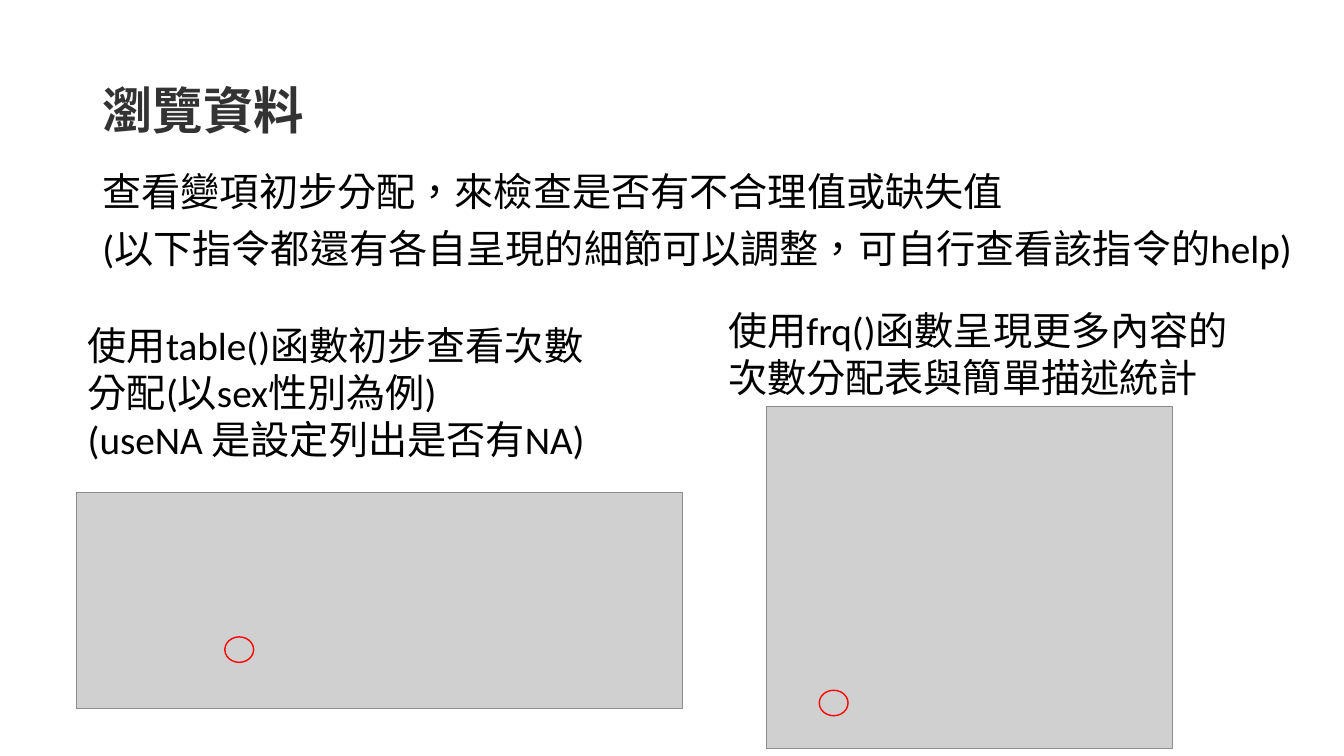
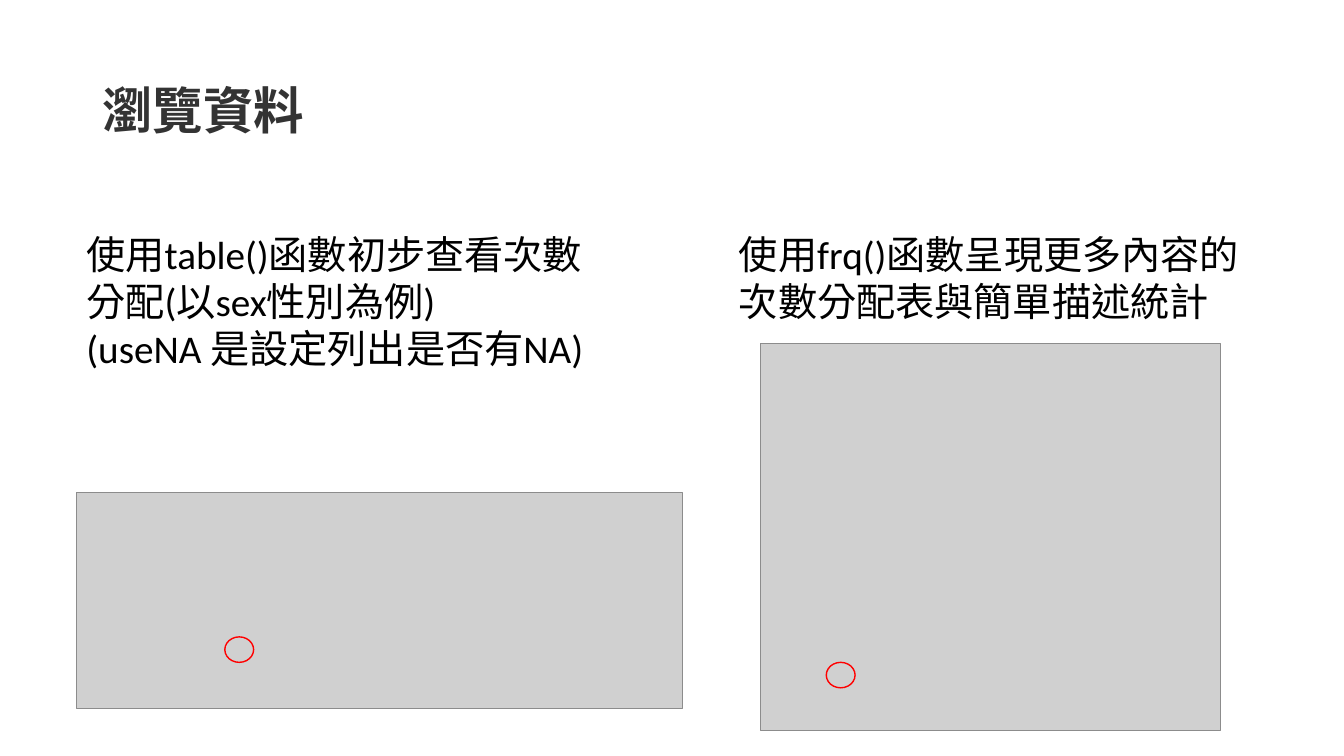
Before and after one commit to qbiexyz/R-for-NGO, a slide deck: slide 8 of ppt/應用篇2_實作簡單資料處理.pptx (slide 7 before the commit). Drawn at 1344x756 pixels with LibreOffice and Linux fonts; fonts in the diff are those of the drawing; grey boxes stand for pictures. Boxes give left, top, right and bottom in pixels: in the first picture for what was removed or moved away, otherwise in the second. Text is boxed around its words. In the diff, an @@ line names an element or a change of style, - is before the commit and + after.

```diff
--- a/ppt/應用篇2_實作簡單資料處理.pptx
+++ b/ppt/應用篇2_實作簡單資料處理.pptx
@@ text removed at <box>102,173,1291,270</box> @@
-查看變項初步分配，來檢查是否有不合理值或缺失值
-(以下指令都還有各自呈現的細節可以調整，可自行查看該指令的help)
@@ text "使用table()函數初步查看次數分配(以sex性別為例)": place and size @@
-text "使用table()函數初步查看次數分配(以sex性別為例)" at <box>88,327,585,460</box>
+text "使用table()函數初步查看次數分配(以sex性別為例)" at <box>86,236,583,369</box>
@@ text "使用frq()函數呈現更多內容的次數分配表與簡單描述統計": place and size @@
-text "使用frq()函數呈現更多內容的次數分配表與簡單描述統計" at <box>728,312,1228,395</box>
+text "使用frq()函數呈現更多內容的次數分配表與簡單描述統計" at <box>739,236,1239,319</box>
@@ picture: place and size @@
-picture at <box>766,407,1174,749</box>
+picture at <box>760,344,1220,731</box>
@@ ellipse: place and size @@
-ellipse at <box>820,691,849,716</box>
+ellipse at <box>827,662,856,688</box>
```
Also in this commit, not shown: 2 other slides changed, 1 slide added, 32 other files.
